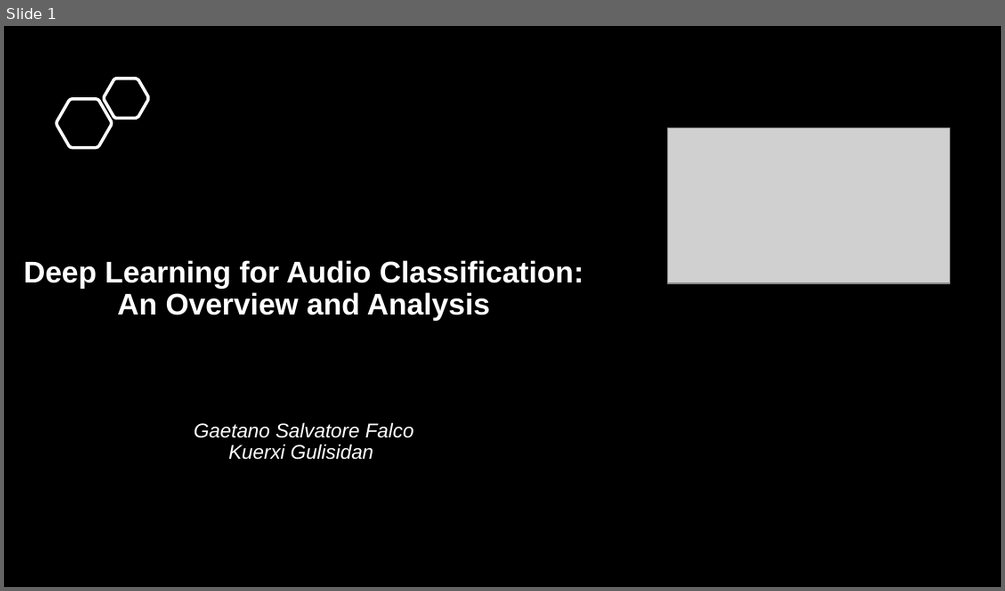
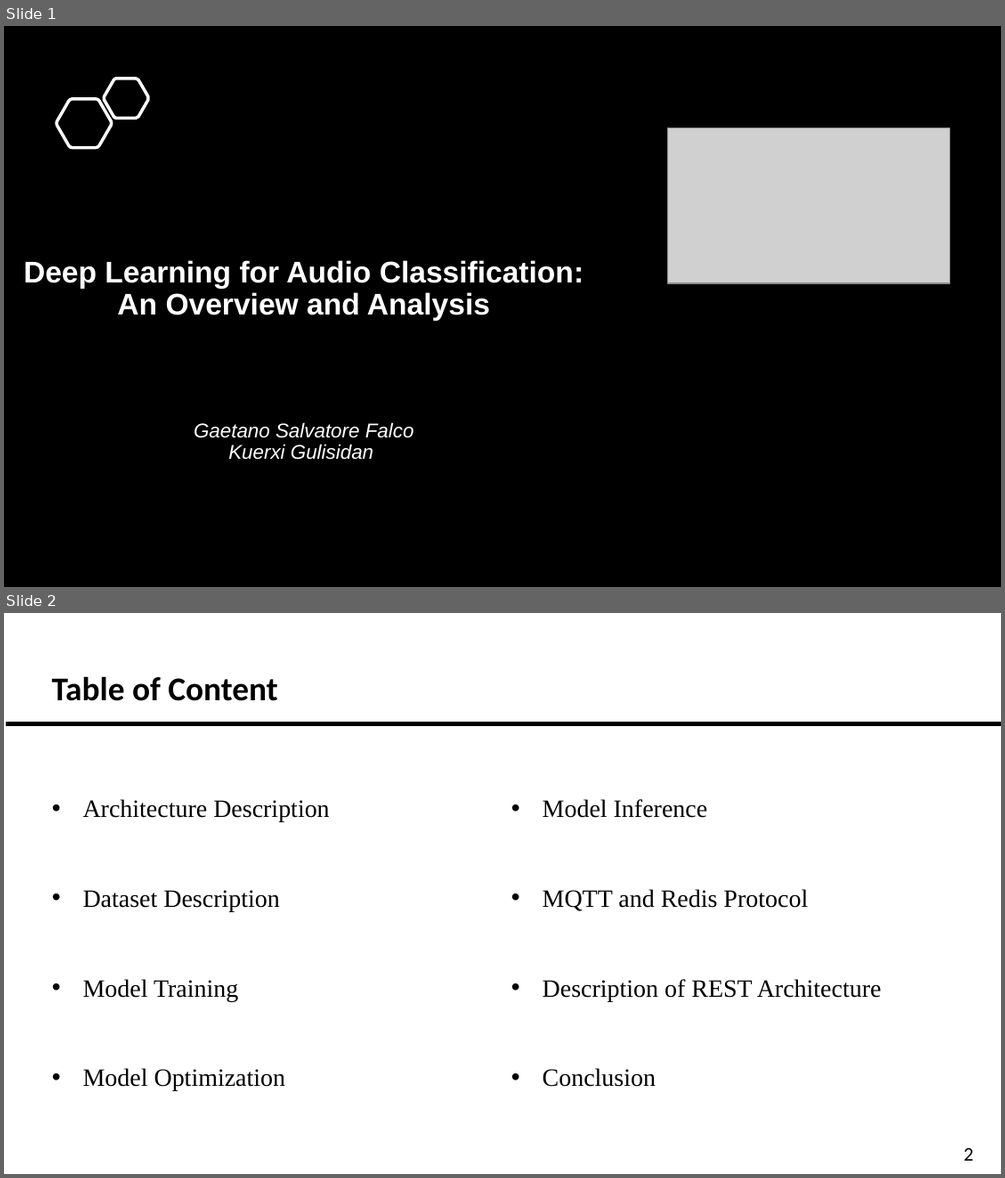
Before and after one commit to chowned/Audio-recognition-for-IOT, a slide deck: Project_Submission/Presentation.pptx. Shown one above the other, each under a label of ours: slide 1 before the commit, slides 1 and 2 after it. The pictures are 1005x591 and 1005x1178 pixels, drawn with LibreOffice and Linux fonts; fonts in the diff are those of the drawing; grey boxes stand for pictures. Boxes give left, top, right and bottom in pixels: in the first picture for what was removed or moved away, otherwise in the second. Text is boxed around its words. In the diff, an @@ line names an element or a change of style, - is before the commit and + after.

```diff
--- a/Project_Submission/Presentation.pptx
+++ b/Project_Submission/Presentation.pptx
@@ slide 2 added at (4,613,1001,1174), background #FFFFFF @@
@@ text added at (52,676,277,701), 24 pt, text #000000, bold @@
+Table of Content
@@ line added from (6, 723) to (1001, 723), #000000 3 pt @@
@@ text added at (83,799,329,1091), 18 pt, text #000000 @@
+• Architecture Description
+• Dataset Description
+• Model Training
+• Model Optimization
@@ text added at (542,799,882,1086), 18 pt, text #000000 @@
+• Model Inference
+• MQTT and Redis Protocol
+• Description of REST Architecture
+• Conclusion
@@ text added at (963,1148,973,1160), 14 pt, text #000000 @@
+2
```
Also in this commit, not shown: 9 slides changed.
